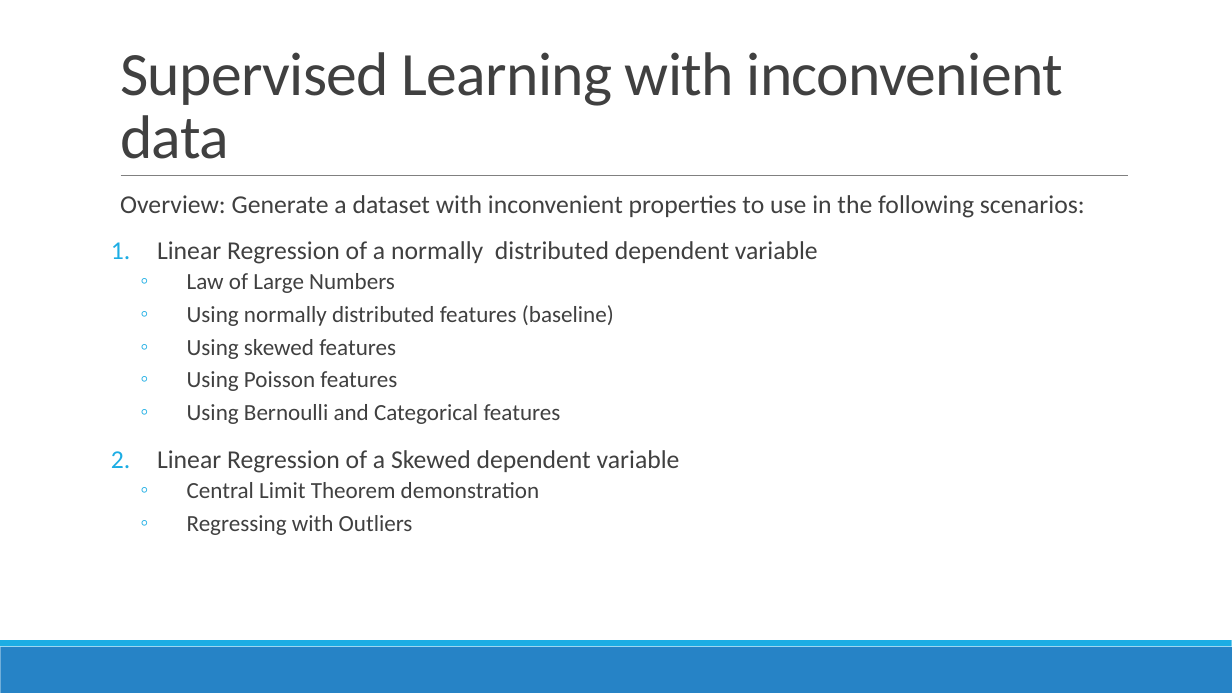
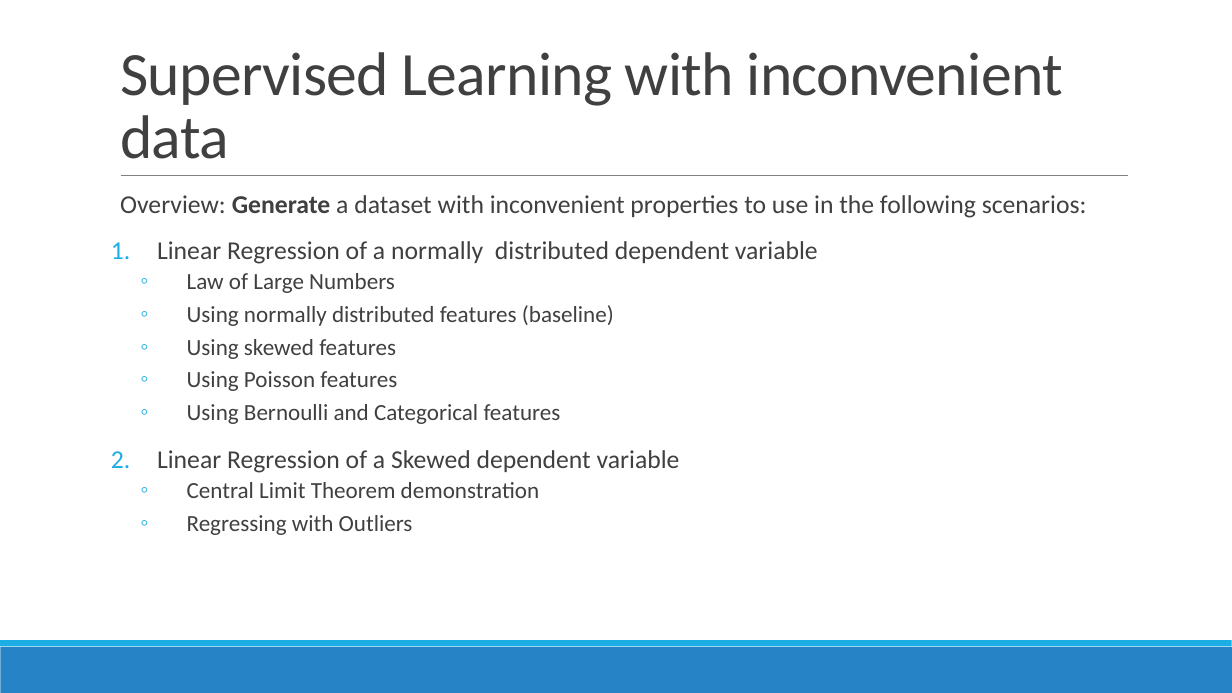
Before and after one commit to conditg/predicting-disruption, a slide deck: slide 6 of Capstone.pptx. Drawn at 1232x693 pixels with LibreOffice and Linux fonts; fonts in the diff are those of the drawing. Boxes give left, top, right and bottom in pixels: in the first picture for what was removed or moved away, otherwise in the second. Text is boxed around its words. In the diff, an @@ line names an element or a change of style, - is before the commit and + after.

```diff
--- a/Capstone.pptx
+++ b/Capstone.pptx
@@ text at [120,195,1087,218]: bold on in "Generate" @@
```
Also in this commit, not shown: 1 other slide changed, 5 slides added, 2 slides removed, 1 other file.
